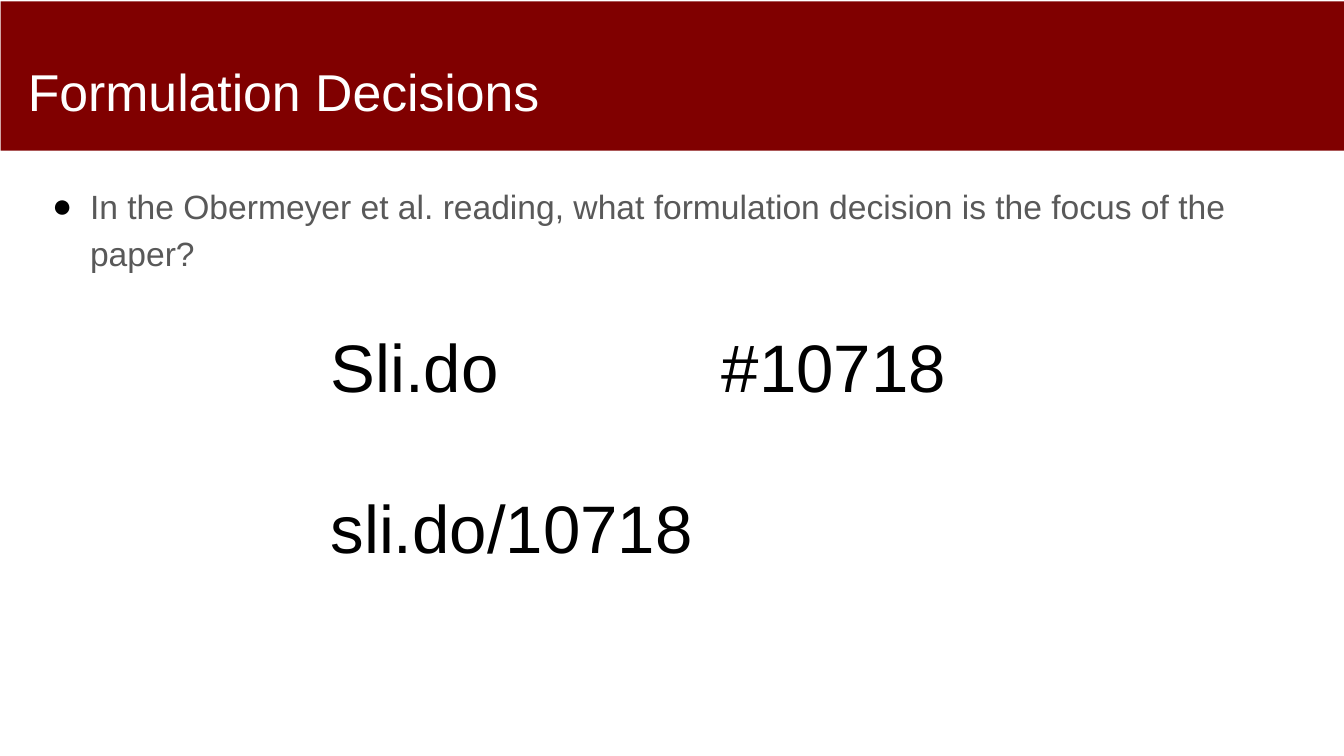
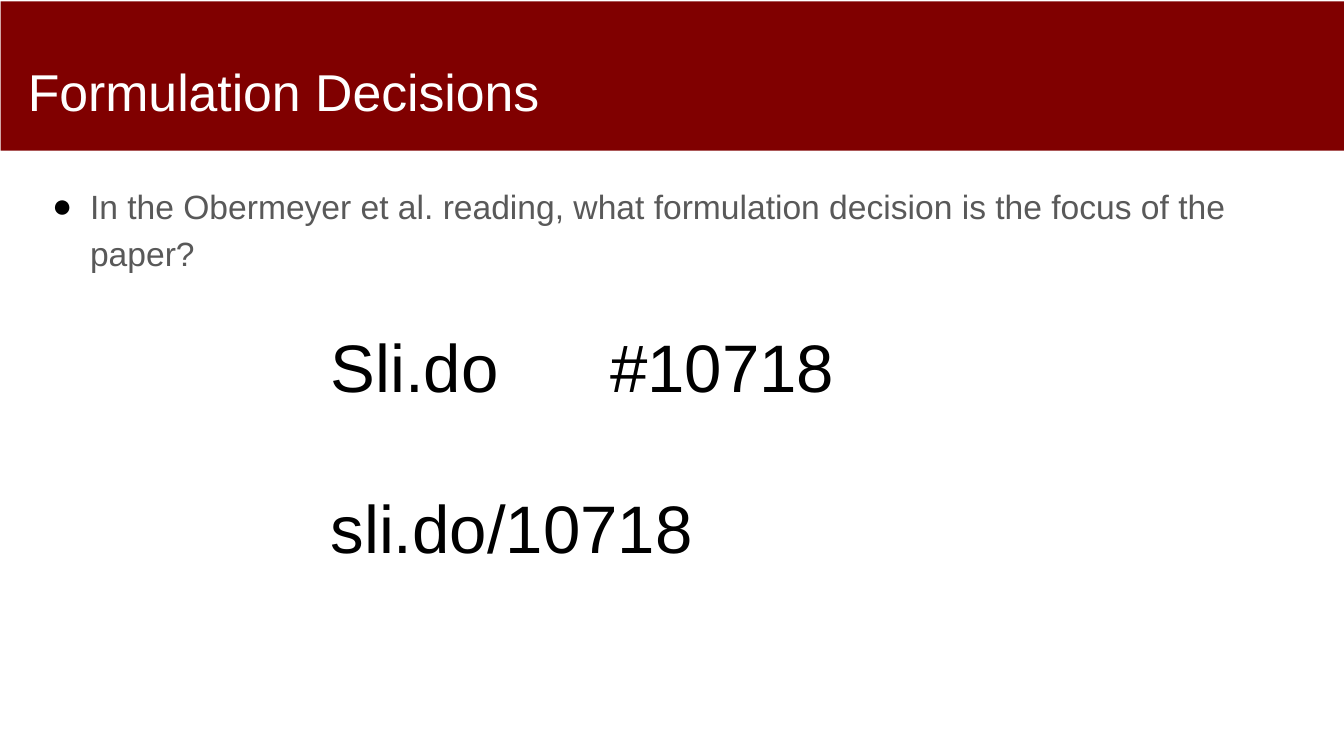
Before and after one commit to dssg/MLinPractice, a slide deck: slide 7 of Lectures/Lecture4-Formulation.pptx. Drawn at 1344x756 pixels with LibreOffice and Linux fonts; fonts in the diff are those of the drawing. Boxes give left, top, right and bottom in pixels: in the first picture for what was removed or moved away, otherwise in the second. Text is boxed around its words. In the diff, an @@ line names an element or a change of style, - is before the commit and + after.

```diff
--- a/Lectures/Lecture4-Formulation.pptx
+++ b/Lectures/Lecture4-Formulation.pptx
@@ text "Sli.do #10718" rewrapped from <box>331,345,946,554</box> to <box>330,343,834,554</box> @@
```
Also in this commit, not shown: 6 other slides changed.
